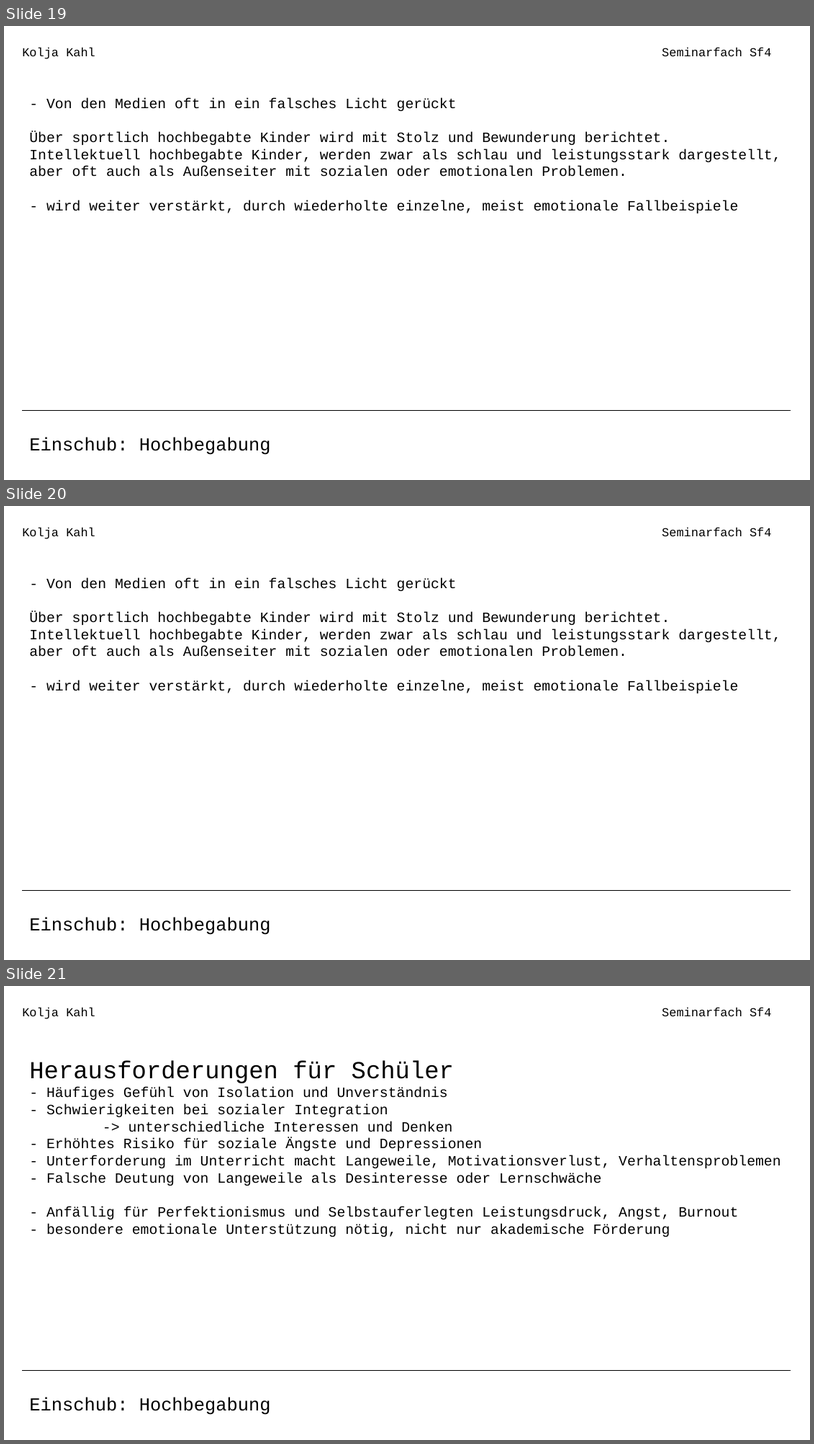
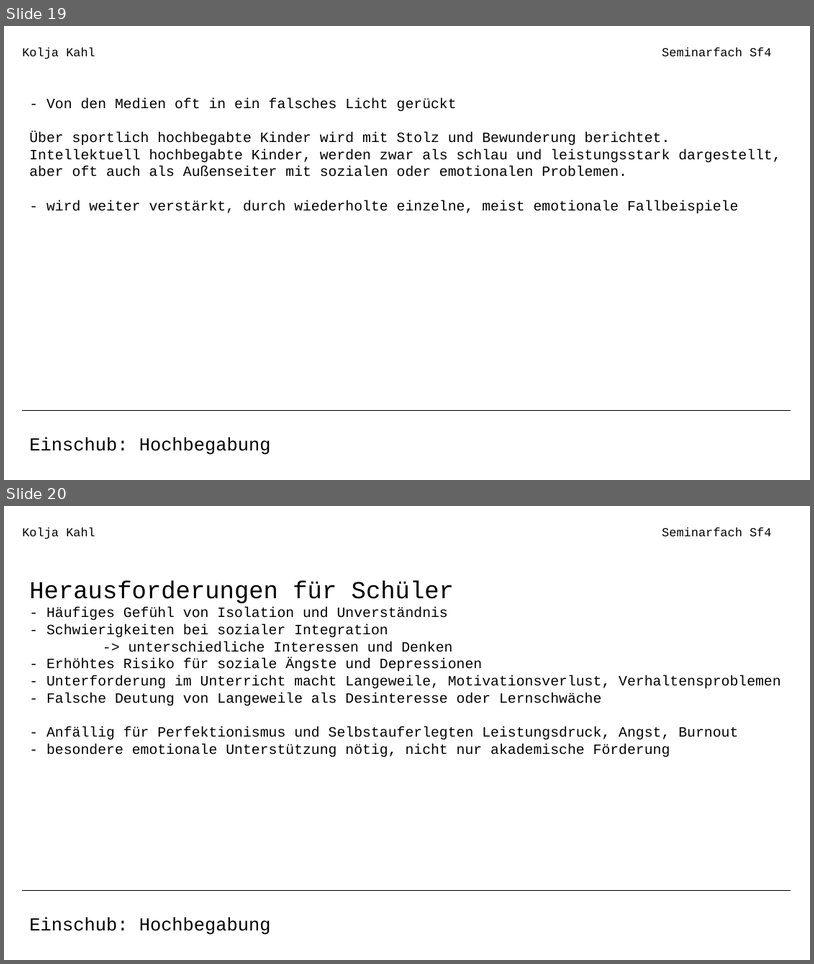
Before and after one commit to coasterkolja/obsidian-vault, a slide deck: 900 Assets/Seminarfach Präsentation.odp. Shown one above the other, each under a label of ours: slides 19, 20 and 21 before the commit, slides 19 and 20 after it. The pictures are 814x1444 and 814x964 pixels, drawn with LibreOffice and Linux fonts; fonts in the diff are those of the drawing. Boxes give left, top, right and bottom in pixels: in the first picture for what was removed or moved away, otherwise in the second. Text is boxed around its words. In the diff, an @@ line names an element or a change of style, - is before the commit and + after.

```diff
--- a/900 Assets/Seminarfach Präsentation.odp
+++ b/900 Assets/Seminarfach Präsentation.odp
@@ slide 20 removed at box(4, 506, 810, 960), background #FFFFFF @@
@@ text removed at box(22, 527, 95, 539) @@
-Kolja Kahl
@@ text removed at box(662, 527, 772, 536) @@
-Seminarfach Sf4
@@ text removed at box(29, 578, 781, 693) @@
-- Von den Medien oft in ein falsches Licht gerückt
-Über sportlich hochbegabte Kinder wird mit Stolz und Bewunderung berichtet. Intellektuell hochbegabte Kinder, werden zwar als schlau und leistungsstark dargestellt, aber oft auch als Außenseiter mit sozialen oder emotionalen Problemen.
-- wird weiter verstärkt, durch wiederholte einzelne, meist emotionale Fallbeispiele
@@ line removed from (22, 890) to (791, 890) @@
@@ text removed at box(29, 916, 271, 934) @@
-Einschub: Hochbegabung
@@ what was slide 21 is now slide 20 @@
```
Also in this commit, not shown: 7 slides changed, 13 slides added, 2 other files.
